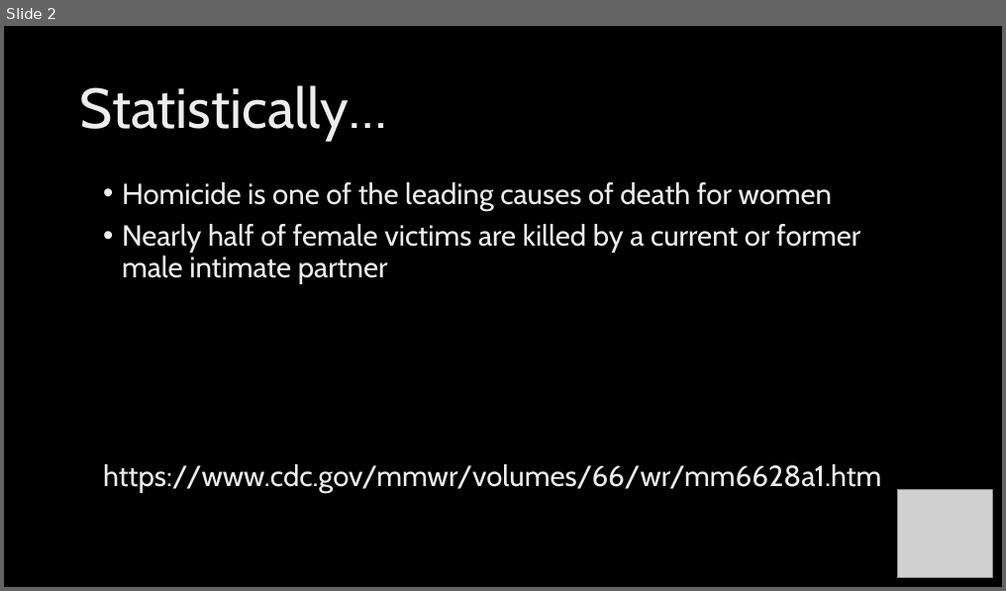
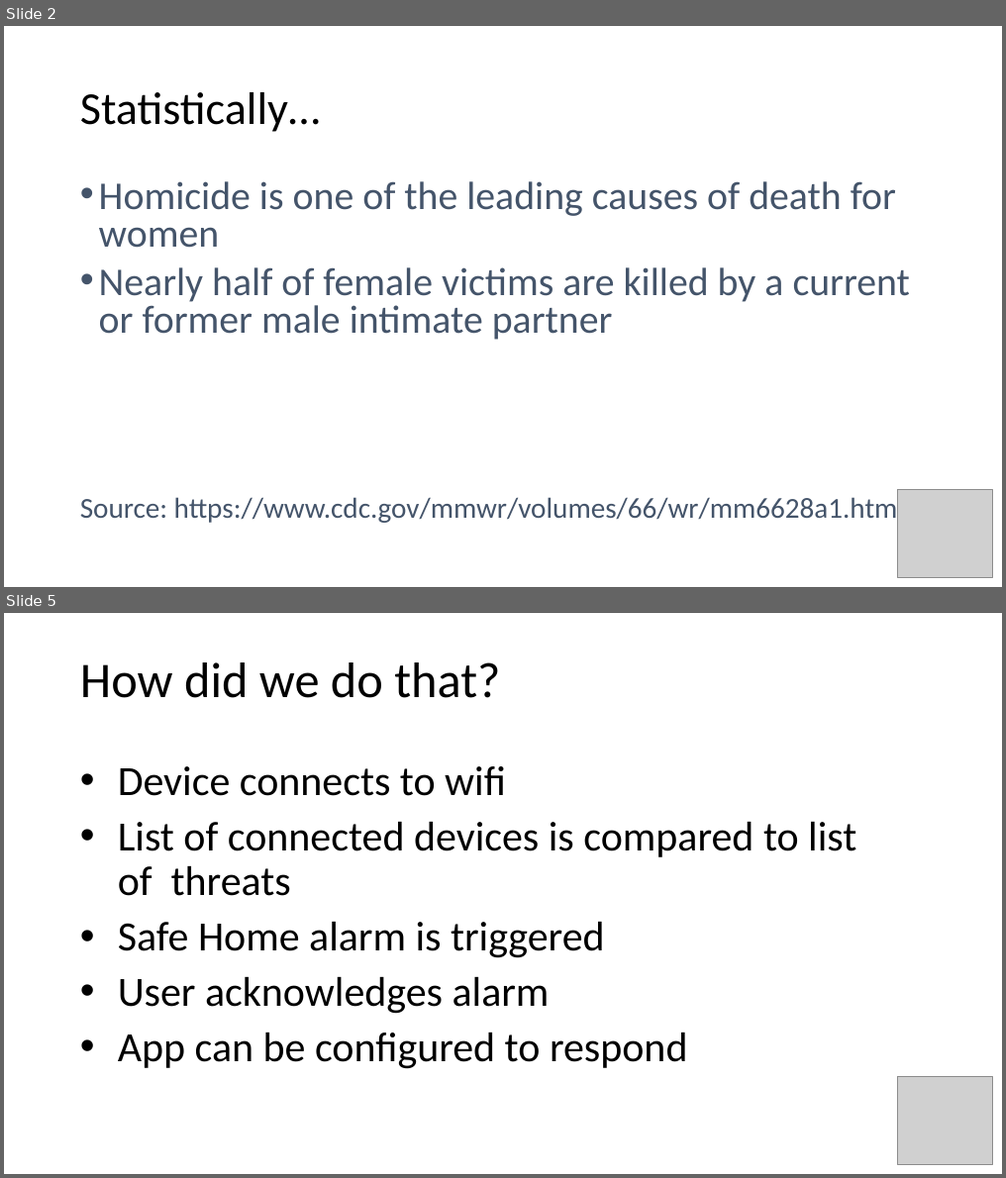
Before and after one commit to kjlyon/safe-house, a slide deck: IoT-Hackathon-presentation.pptx. Shown one above the other, each under a label of ours: slide 2 before the commit, slides 2 and 5 after it; the slides between them are not shown. The pictures are 1006x591 and 1006x1178 pixels, drawn with LibreOffice and Linux fonts; fonts in the diff are those of the drawing; grey boxes stand for pictures; background and template pictures are left out. Boxes give left, top, right and bottom in pixels: in the first picture for what was removed or moved away, otherwise in the second. Text is boxed around its words. In the diff, an @@ line names an element or a change of style, - is before the commit and + after.

```diff
--- a/IoT-Hackathon-presentation.pptx
+++ b/IoT-Hackathon-presentation.pptx
@@ slide 5 added at (4, 613, 1002, 1174), background #FFFFFF @@
@@ title added at (80, 663, 500, 698), 48 pt, text #000000 @@
+How did we do that?
@@ text added at (118, 766, 856, 1069), 40 pt, text #000000 @@
+• Device connects to wifi
+• List of connected devices is compared to list of threats
+• Safe Home alarm is triggered
+• User acknowledges alarm
+• App can be configured to respond
@@ picture added at (898, 1077, 992, 1164) @@
@@ slide 2 changed as well @@
@@ background picture (left out) to #FFFFFF @@
@@ title "Statistically…" at (80, 92, 320, 132): size 54 to 44 pt, font Cabin to Calibri, text colour gradient #DEDEDE to #EDEDED to #FFFFFF to #000000 @@
@@ text "Homicide is one of the ...": place and size @@
-text "Homicide is one of the ..." at (103, 182, 881, 493)
+text "Homicide is one of the ..." at (80, 181, 911, 525)
@@ text at (99, 181, 911, 340): size 28 to 37.9 pt, font Cabin to Calibri, text colour gradient #DEDEDE to #EDEDED to #FFFFFF to gradient #000000 to #44546A to #8497B0 to #FFFFFF in "Homicide is one of the leading causes ...", "Nearly half of female victims are killed ..."; line spacing 0.9 to 0.8 @@
@@ text at (80, 493, 898, 525): text changed; size 28 to 27.8 pt; font Cabin to Calibri; text colour gradient #DEDEDE to #EDEDED to #FFFFFF to gradient #000000 to #44546A to #8497B0 to #FFFFFF @@
-https://www.cdc.gov/mmwr/volumes/66/wr/mm6628a1.htm
+Source: https://www.cdc.gov/mmwr/volumes/66/wr/mm6628a1.htm
```
Also in this commit, not shown: 2 other slides changed, 4 other slides added, 5 slides removed, 1 other file.
